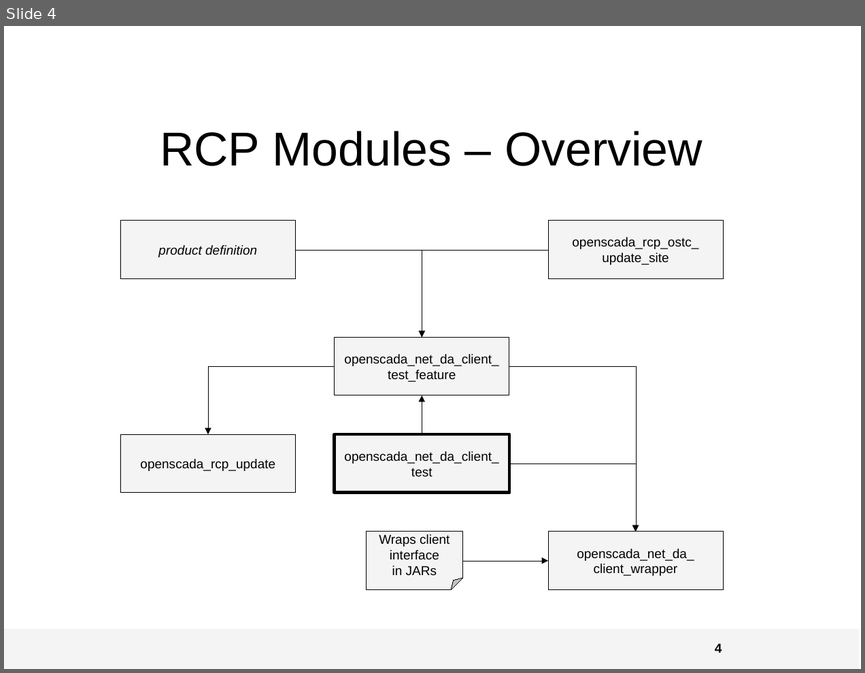
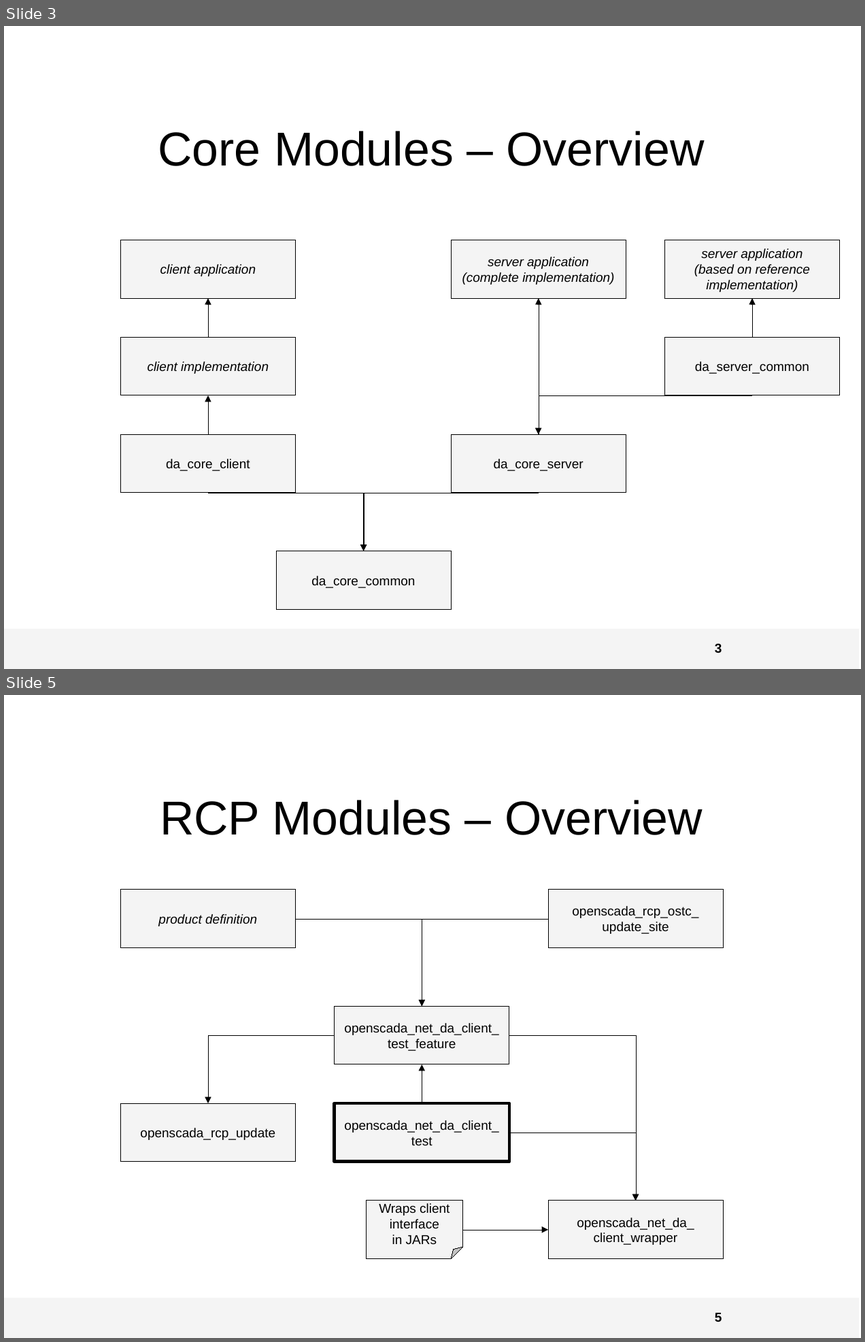
Before and after one commit to ctron/org.openscada.atlantis, a slide deck: documentation/project_overview.odp. Shown one above the other, each under a label of ours: slide 4 before the commit, slides 3 and 5 after it; the slides between them are not shown. The pictures are 865x673 and 865x1342 pixels, drawn with LibreOffice and Linux fonts; fonts in the diff are those of the drawing; background and template pictures are left out. Boxes give left, top, right and bottom in pixels: in the first picture for what was removed or moved away, otherwise in the second. Text is boxed around its words. In the diff, an @@ line names an element or a change of style, - is before the commit and + after.

```diff
--- a/documentation/project_overview.odp
+++ b/documentation/project_overview.odp
@@ slide 3 added at (x1=4, y1=26, x2=861, y2=669), background #FFFFFF; not listed: 1 template element that a slide beside it also shows @@
@@ title added at (x1=158, y1=131, x2=704, y2=166), 44 pt, text #000000 @@
+Core Modules – Overview
@@ rectangle added at (x1=121, y1=240, x2=296, y2=298), fill #F4F4F4, outline #000000 0 pt, 12 pt, text #000000, italic @@
+client application
@@ rectangle added at (x1=451, y1=240, x2=626, y2=298), fill #F4F4F4, outline #000000 0 pt, 12 pt, text #000000, italic @@
+server application
+(complete implementation)
@@ rectangle added at (x1=665, y1=240, x2=840, y2=298), fill #F4F4F4, outline #000000 0 pt, 12 pt, text #000000, italic @@
+server application
+(based on reference
+implementation)
@@ elbow arrow added from (208, 337) to (209, 298), #000000 0 pt @@
@@ elbow arrow added from (539, 434) to (539, 298), #000000 0 pt @@
@@ elbow arrow added from (752, 337) to (753, 298), #000000 0 pt @@
@@ rectangle added at (x1=121, y1=337, x2=296, y2=395), fill #F4F4F4, outline #000000 0 pt, 12 pt, text #000000, italic @@
+client implementation
@@ rectangle added at (x1=665, y1=337, x2=840, y2=395), fill #F4F4F4, outline #000000 0 pt, 12 pt, text #000000 @@
+da_server_common
@@ elbow arrow added from (208, 434) to (209, 395), #000000 0 pt @@
@@ elbow arrow added from (752, 395) to (538, 434), #000000 0 pt @@
@@ rectangle added at (x1=121, y1=434, x2=296, y2=492), fill #F4F4F4, outline #000000 0 pt, 12 pt, text #000000 @@
+da_core_client
@@ rectangle added at (x1=451, y1=434, x2=626, y2=492), fill #F4F4F4, outline #000000 0 pt, 12 pt, text #000000 @@
+da_core_server
@@ elbow arrow added from (208, 492) to (364, 551), #000000 0 pt @@
@@ elbow arrow added from (538, 492) to (363, 551), #000000 0 pt @@
@@ rectangle added at (x1=276, y1=551, x2=451, y2=609), fill #F4F4F4, outline #000000 0 pt, 12 pt, text #000000 @@
+da_core_common
@@ page number added at (x1=715, y1=643, x2=722, y2=653), 12 pt, text #000000, bold @@
+3
@@ what was slide 4 is now slide 5 @@
@@ page number at (x1=715, y1=1312, x2=722, y2=1321): text changed @@
-4
+5
```
Also in this commit, not shown: 5 slides changed, 1 slide removed.
